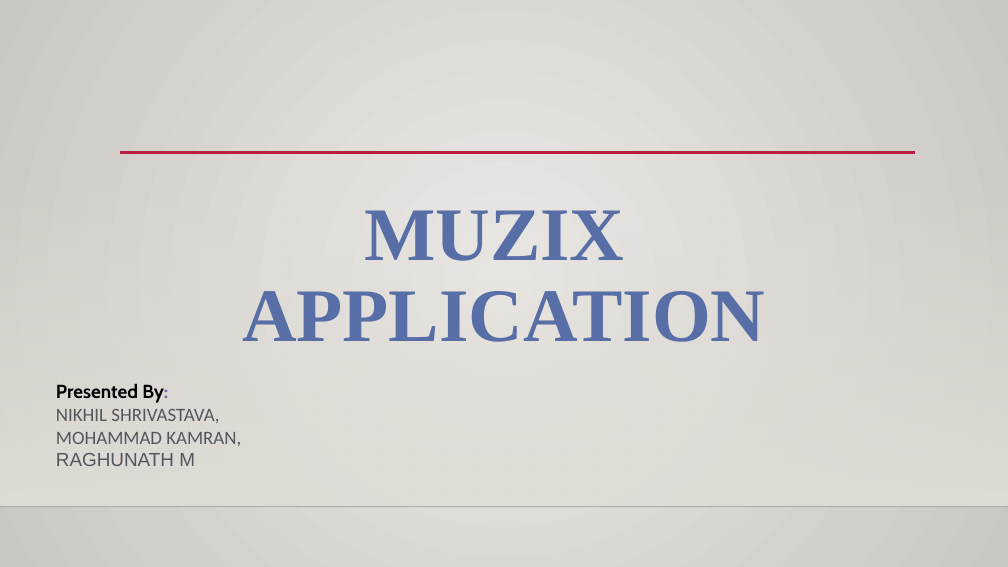
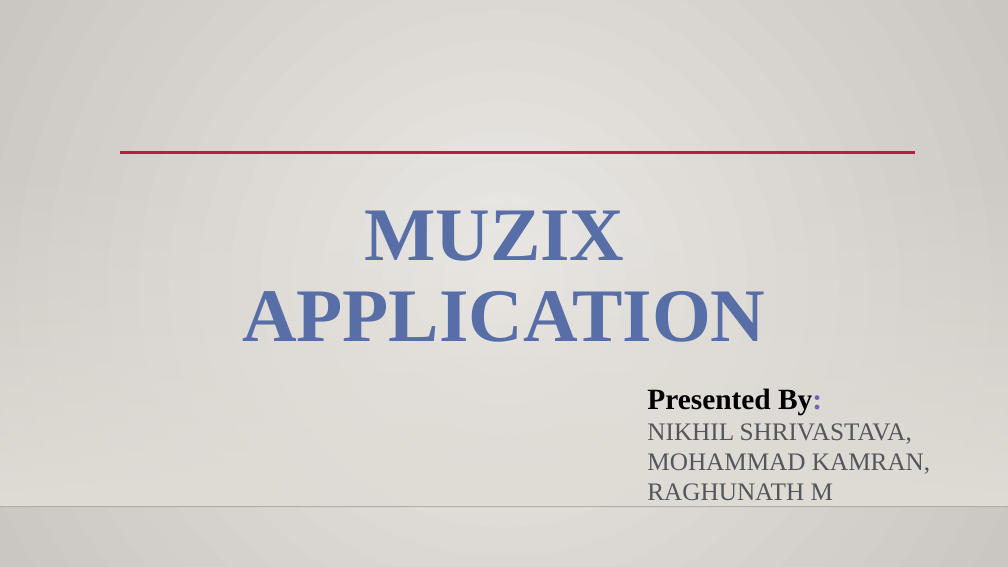
Before and after one commit to Raghu2480/muzix_application, a slide deck: slide 1 of Muzix App Presentation.pptx. Drawn at 1008x567 pixels with LibreOffice and Linux fonts; fonts in the diff are those of the drawing; background and template pictures are left out. Boxes give left, top, right and bottom in pixels: in the first picture for what was removed or moved away, otherwise in the second. Text is boxed around its words. In the diff, an @@ line names an element or a change of style, - is before the commit and + after.

```diff
--- a/Muzix App Presentation.pptx
+++ b/Muzix App Presentation.pptx
@@ text "Presented By:": place and size @@
-text "Presented By:" at [56, 384, 241, 466]
+text "Presented By:" at [647, 388, 930, 500]
@@ text "Presented By:" at [647, 388, 930, 500]: size 18 to 28 pt, font Cabin to Times New Roman in "Presented By:"; size 18 to 24 pt in "NIKHIL SHRIVASTAVA,", "MOHAMMAD KAMRAN,", "RAGHUNATH M"; font Calibri to Times New Roman in "NIKHIL SHRIVASTAVA,", "MOHAMMAD KAMRAN,"; font Arial to Times New Roman in "RAGHUNATH M" @@
```
Also in this commit, not shown: 3 other slides changed, 9 slides added, 1 other file.
